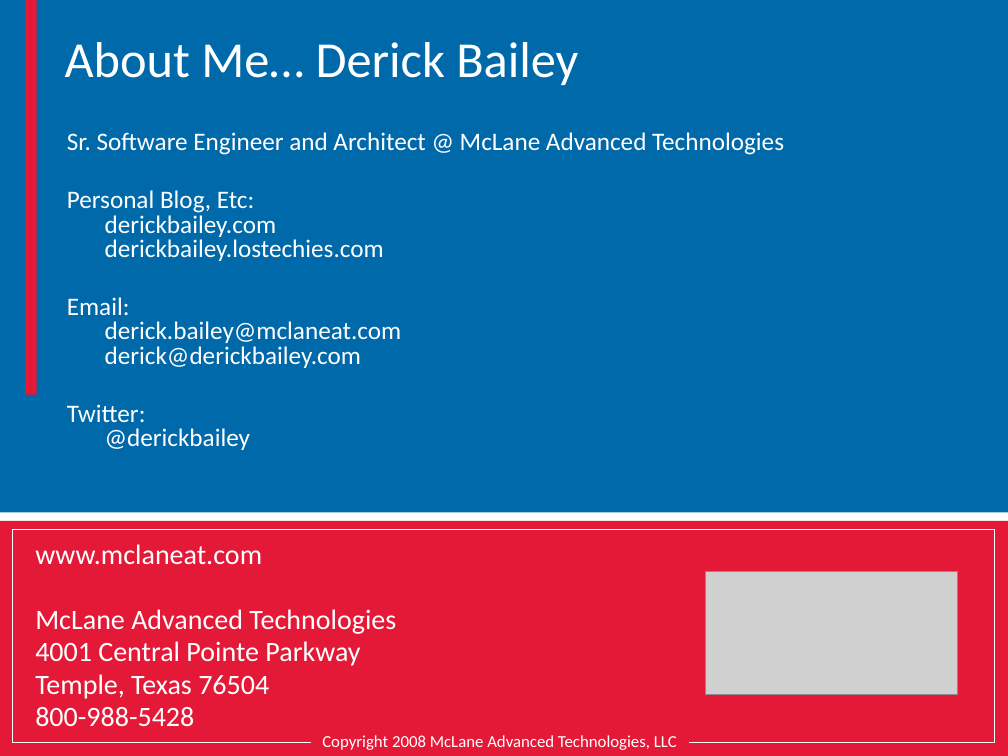
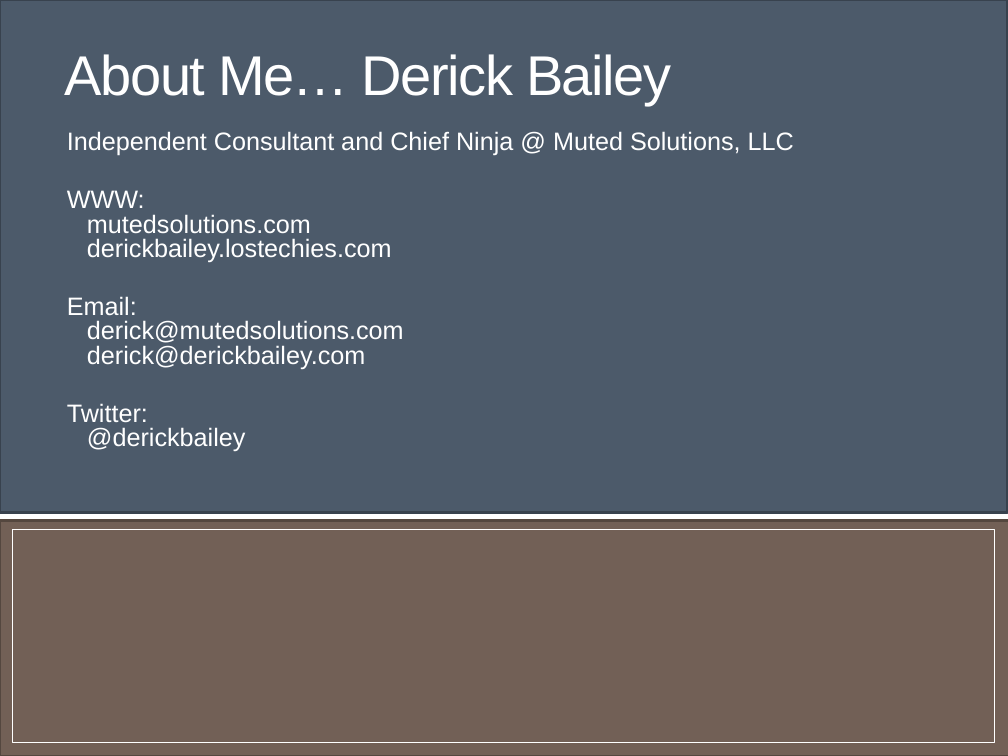
Before and after one commit to mxriverlynn/presentations-and-training, a slide deck: slide 36 of SOLID Principles - Step By Step Code/SOLID Principles Presentation.pptx (slide 39 before the commit). Drawn at 1008x756 pixels with LibreOffice and Linux fonts; fonts in the diff are those of the drawing; grey boxes stand for pictures; background and template pictures are left out. Boxes give left, top, right and bottom in pixels: in the first picture for what was removed or moved away, otherwise in the second. Text is boxed around its words. In the diff, an @@ line names an element or a change of style, - is before the commit and + after.

Commit message:
reformatted SOLID slides to a different powerpoint theme. took out a few slides that aren't needed, etc.

```diff
--- a/SOLID Principles - Step By Step Code/SOLID Principles Presentation.pptx
+++ b/SOLID Principles - Step By Step Code/SOLID Principles Presentation.pptx
@@ rectangle at (x1=0, y1=0, x2=1008, y2=512): fill #0069AA to #4C5A6A; outline none to #38434E 2.08 pt @@
@@ rectangle resized from (x1=78, y1=83, x2=1008, y2=108) to (x1=0, y1=0, x2=1008, y2=40) @@
@@ rectangle at (x1=0, y1=0, x2=1008, y2=40): fill #0069AA to #93A299 @@
@@ rectangle removed at (x1=25, y1=0, x2=36, y2=395) @@
@@ title "About Me… Derick Bailey" at (x1=65, y1=54, x2=671, y2=104): size 36 to 40 pt, font Calibri to Arial, letter spacing 0 to -1 pt; vertical alignment top to middle @@
@@ rectangle removed at (x1=0, y1=83, x2=70, y2=108) @@
@@ text at (x1=67, y1=131, x2=794, y2=369): text changed; font Calibri to Arial @@
-Sr. Software Engineer and Architect @ McLane Advanced Technologies
-Personal Blog, Etc:
-derickbailey.com
-derickbailey.lostechies.com
-Email:
-derick.bailey@mclaneat.com
-derick@derickbailey.com
+Independent Consultant and Chief Ninja @ Muted Solutions, LLC
+WWW:
+mutedsolutions.com
+derickbailey.lostechies.com
+Email:
+derick@mutedsolutions.com
+derick@derickbailey.com
@@ text at (x1=67, y1=403, x2=246, y2=451): font Calibri to Arial in "Twitter: @derickbailey"; indent changed @@
@@ rectangle at (x1=0, y1=521, x2=1008, y2=756): fill #E31937 to #726056; outline none to #544740 2.08 pt @@
@@ text removed at (x1=35, y1=544, x2=396, y2=727) @@
-www.mclaneat.com
-McLane Advanced Technologies
-4001 Central Pointe Parkway
-Temple, Texas 76504
-800-988-5428
@@ picture removed at (x1=706, y1=572, x2=958, y2=695) @@
@@ text removed at (x1=322, y1=735, x2=677, y2=750) @@
-Copyright 2008 McLane Advanced Technologies, LLC
```
Also in this commit, not shown: 28 other slides changed, 7 slides added, 10 slides removed.
